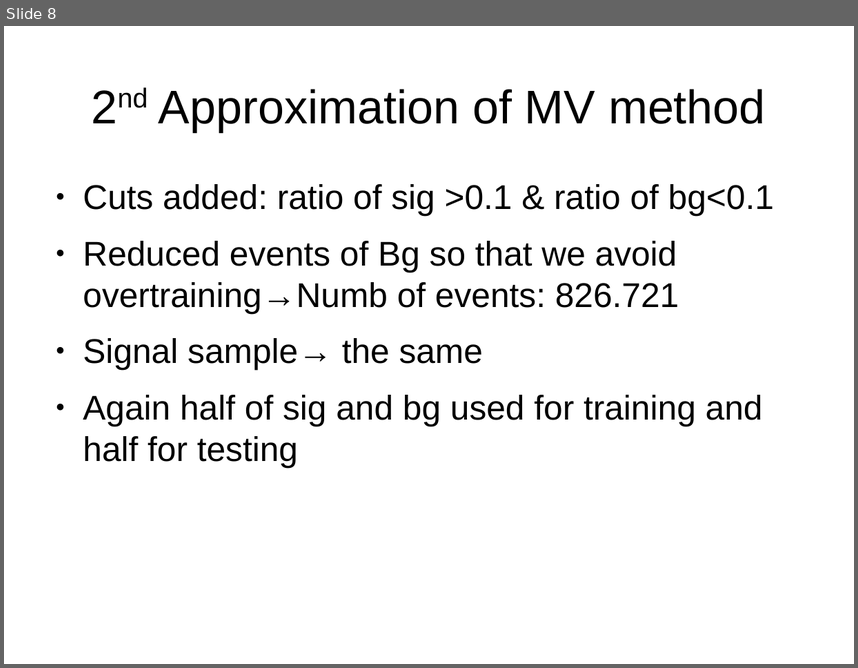
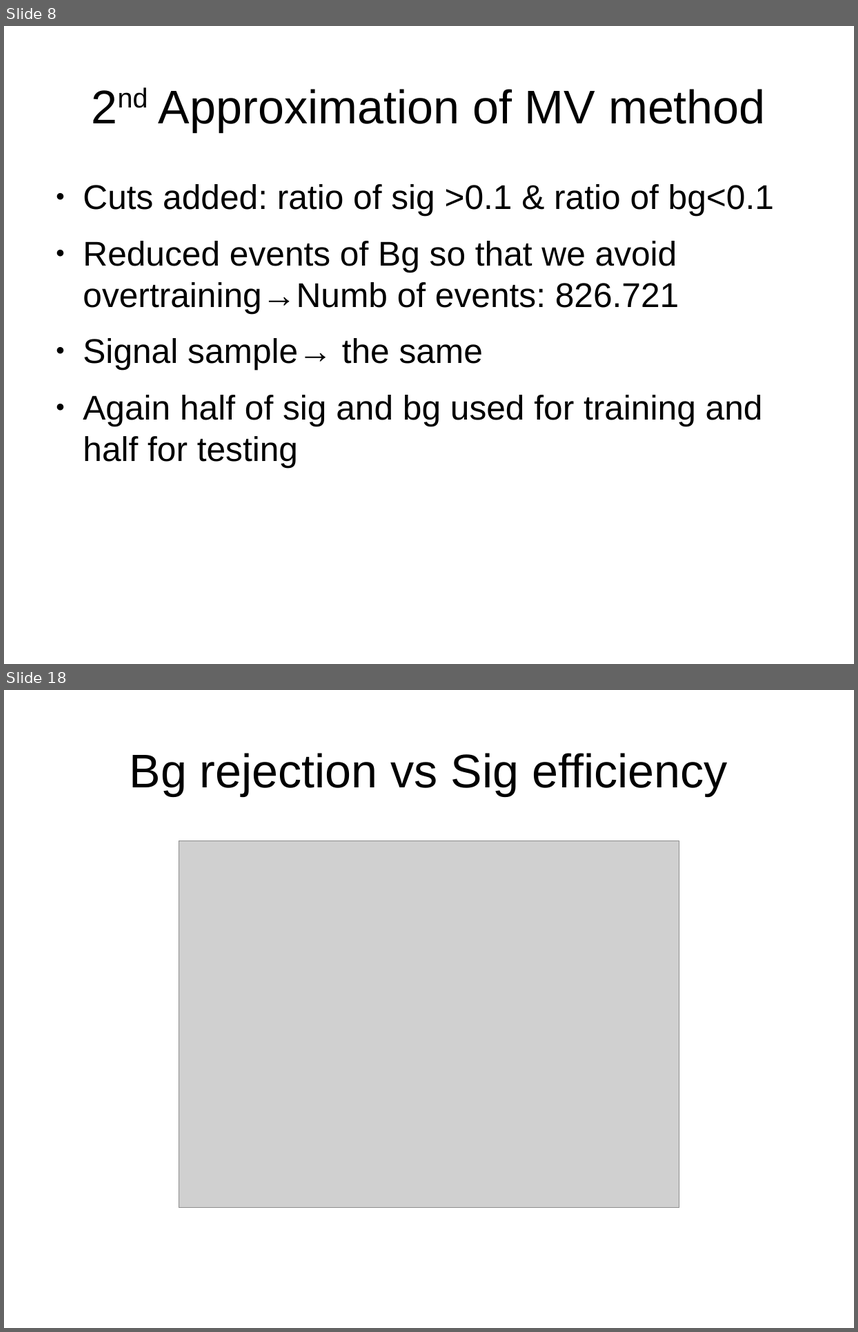
Before and after one commit to geo9119/ttH_analysis, a slide deck: TMVA_investigation.odp. Shown one above the other, each under a label of ours: slide 8 before the commit, slides 8 and 18 after it; the slides between them are not shown. The pictures are 858x668 and 858x1332 pixels, drawn with LibreOffice and Linux fonts; fonts in the diff are those of the drawing; grey boxes stand for pictures. Boxes give left, top, right and bottom in pixels: in the first picture for what was removed or moved away, otherwise in the second. Text is boxed around its words. In the diff, an @@ line names an element or a change of style, - is before the commit and + after.

```diff
--- a/TMVA_investigation.odp
+++ b/TMVA_investigation.odp
@@ slide 18 added at (4, 690, 854, 1328), background #FFFFFF @@
@@ title added at (130, 753, 727, 796), 44 pt, text #000000 @@
+Bg rejection vs Sig efficiency
@@ picture added at (179, 841, 679, 1208) @@
```
Also in this commit, not shown: 1 slide changed, 11 other slides added.
